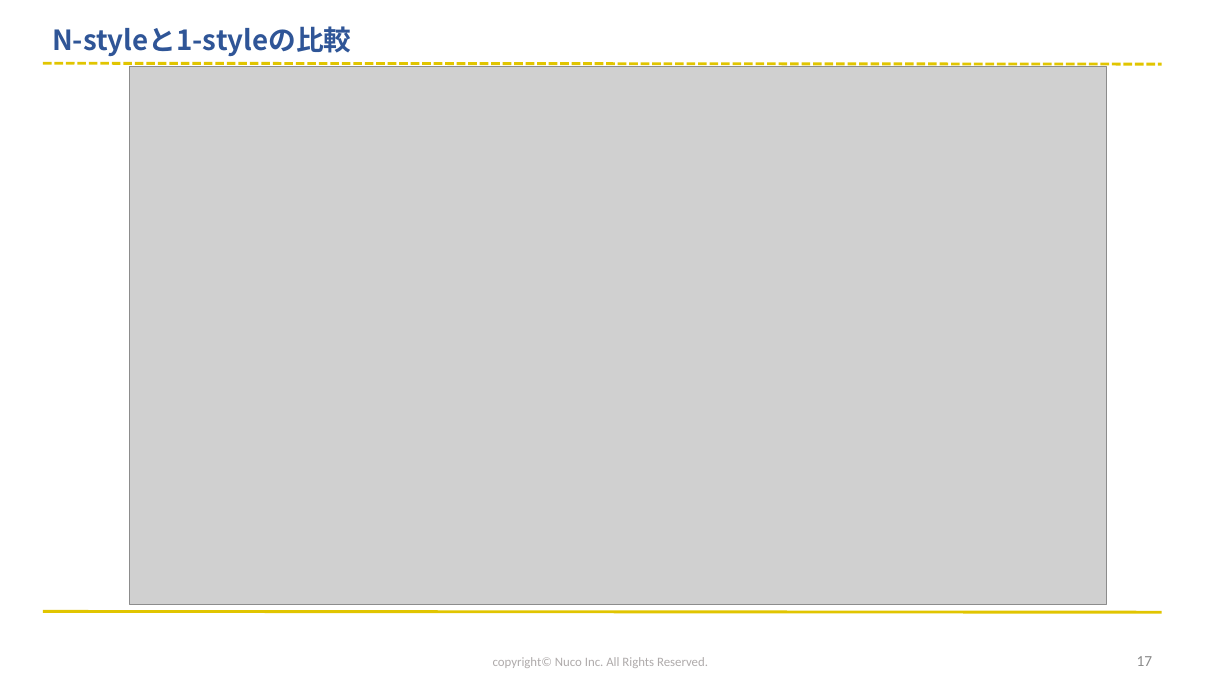
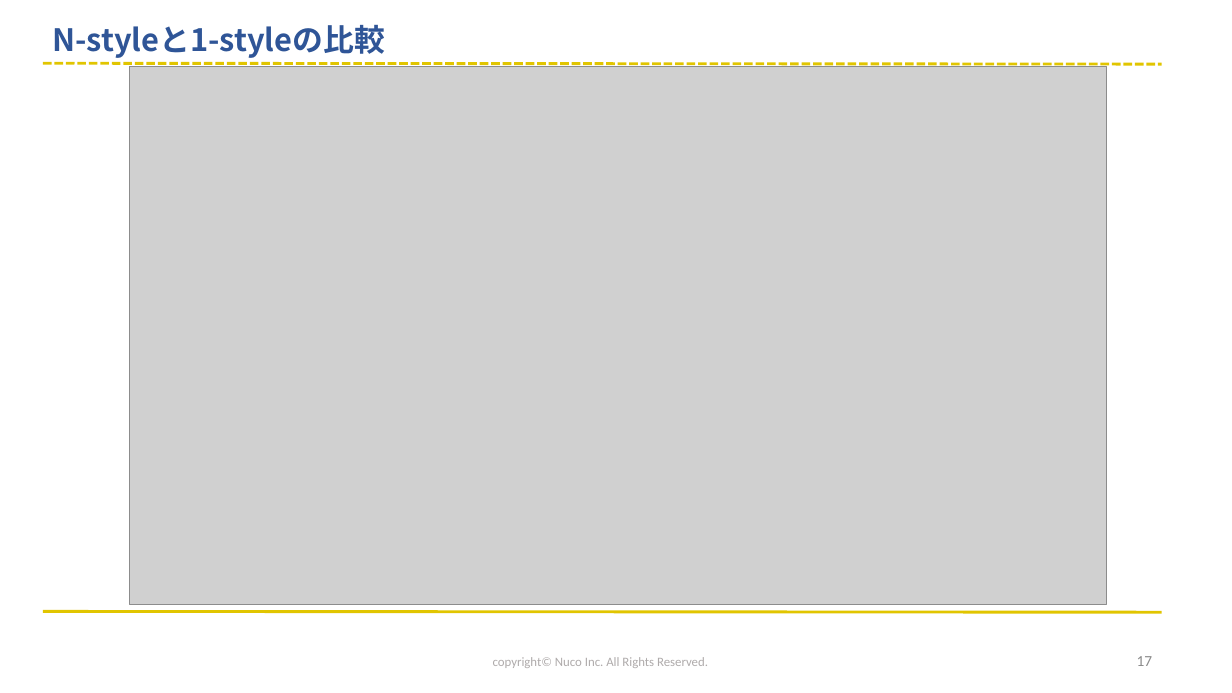
Before and after one commit to miniglobe/presentations, a slide deck: slide 17 of ALearnedRepresentationForArtisticStyle.pptx. Drawn at 1232x693 pixels with LibreOffice and Linux fonts; fonts in the diff are those of the drawing; grey boxes stand for pictures; background and template pictures are left out. Boxes give left, top, right and bottom in pixels: in the first picture for what was removed or moved away, otherwise in the second. Text is boxed around its words. In the diff, an @@ line names an element or a change of style, - is before the commit and + after.

```diff
--- a/ALearnedRepresentationForArtisticStyle.pptx
+++ b/ALearnedRepresentationForArtisticStyle.pptx
@@ title "N-styleと1-styleの比較" at (52, 25, 385, 58): size 21.6 to 24 pt @@
```
Also in this commit, not shown: 18 other slides changed.
